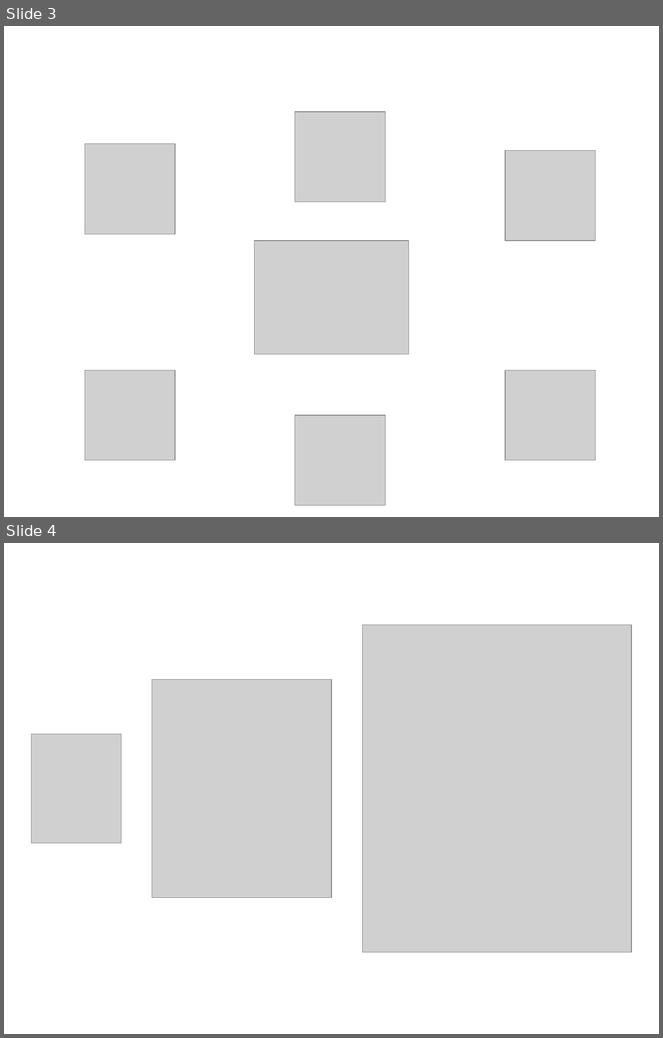
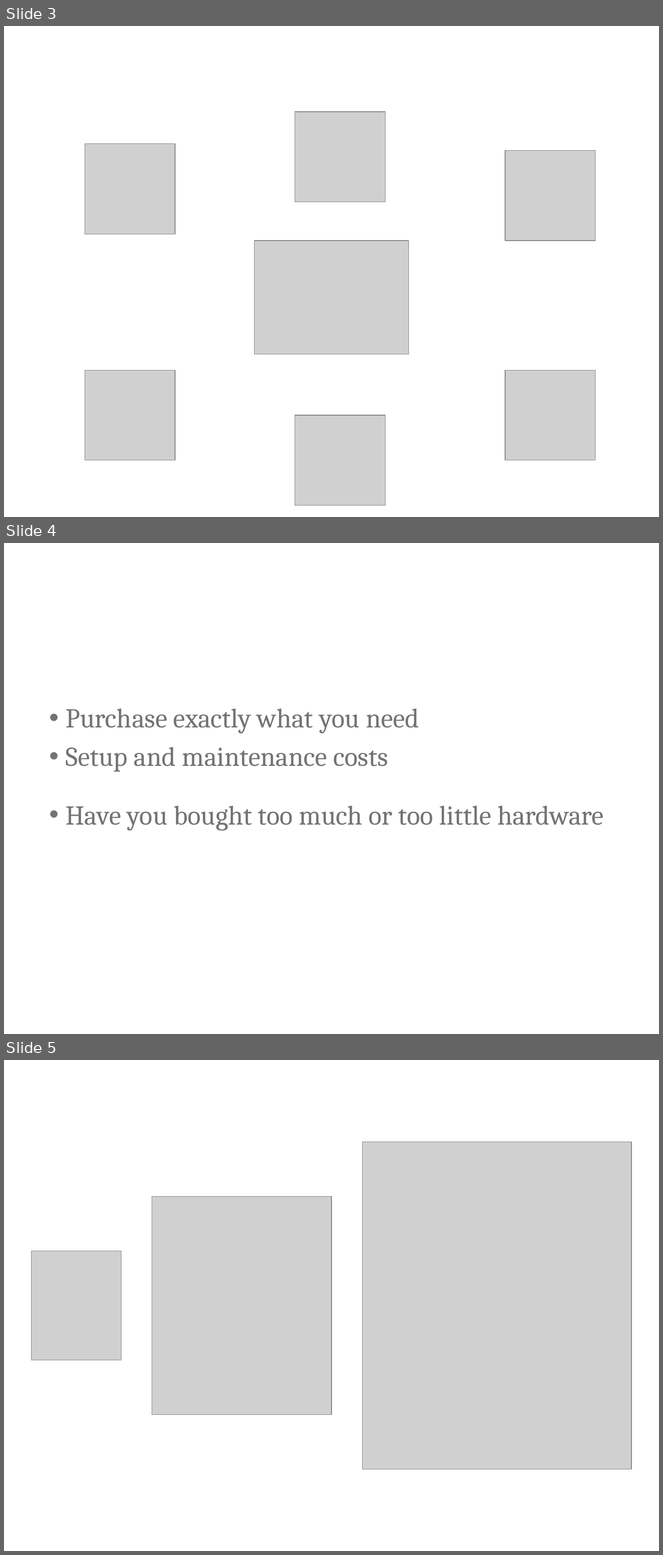
Before and after one commit to ritasker/Presentations-Archive, a slide deck: Current/Azure The Good Parts Web Apps/AzureTheGoodParts-WebApps.pptx. Shown one above the other, each under a label of ours: slides 3 and 4 before the commit, slides 3, 4 and 5 after it. The pictures are 663x1038 and 663x1555 pixels, drawn with LibreOffice and Linux fonts; fonts in the diff are those of the drawing; grey boxes stand for pictures; background and template pictures are left out. Boxes give left, top, right and bottom in pixels: in the first picture for what was removed or moved away, otherwise in the second. Text is boxed around its words. In the diff, an @@ line names an element or a change of style, - is before the commit and + after.

```diff
--- a/Current/Azure The Good Parts Web Apps/AzureTheGoodParts-WebApps.pptx
+++ b/Current/Azure The Good Parts Web Apps/AzureTheGoodParts-WebApps.pptx
@@ slide 4 added at (4,543,659,1034), background picture (left out) @@
@@ text added at (65,708,604,831), 30 pt, text #737373 @@
+• Purchase exactly what you need
+• Setup and maintenance costs
+• Have you bought too much or too little hardware
@@ what was slide 4 is now slide 5 @@
```
Also in this commit, not shown: 1 slide changed, 3 other slides added, 3 slides removed, 2 other files.
